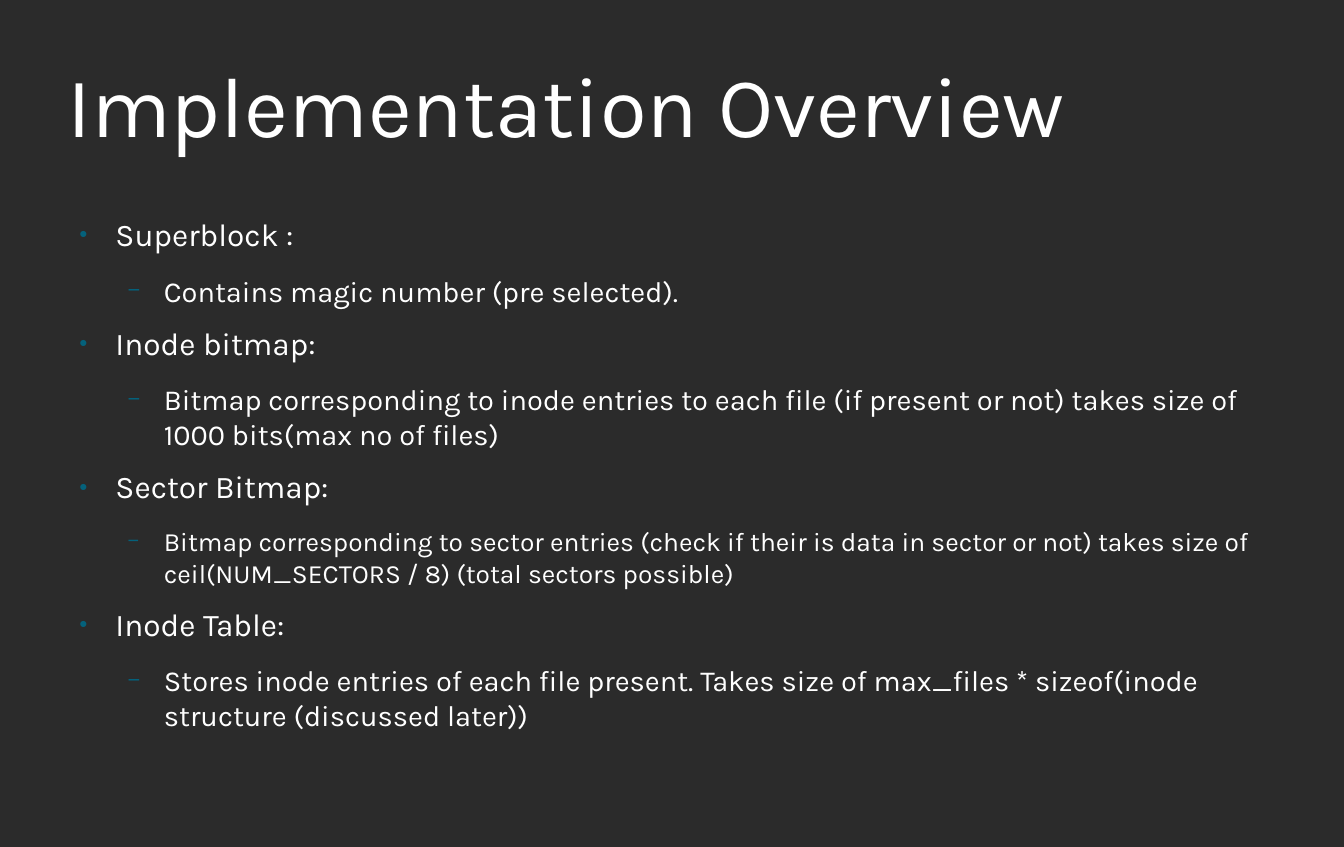
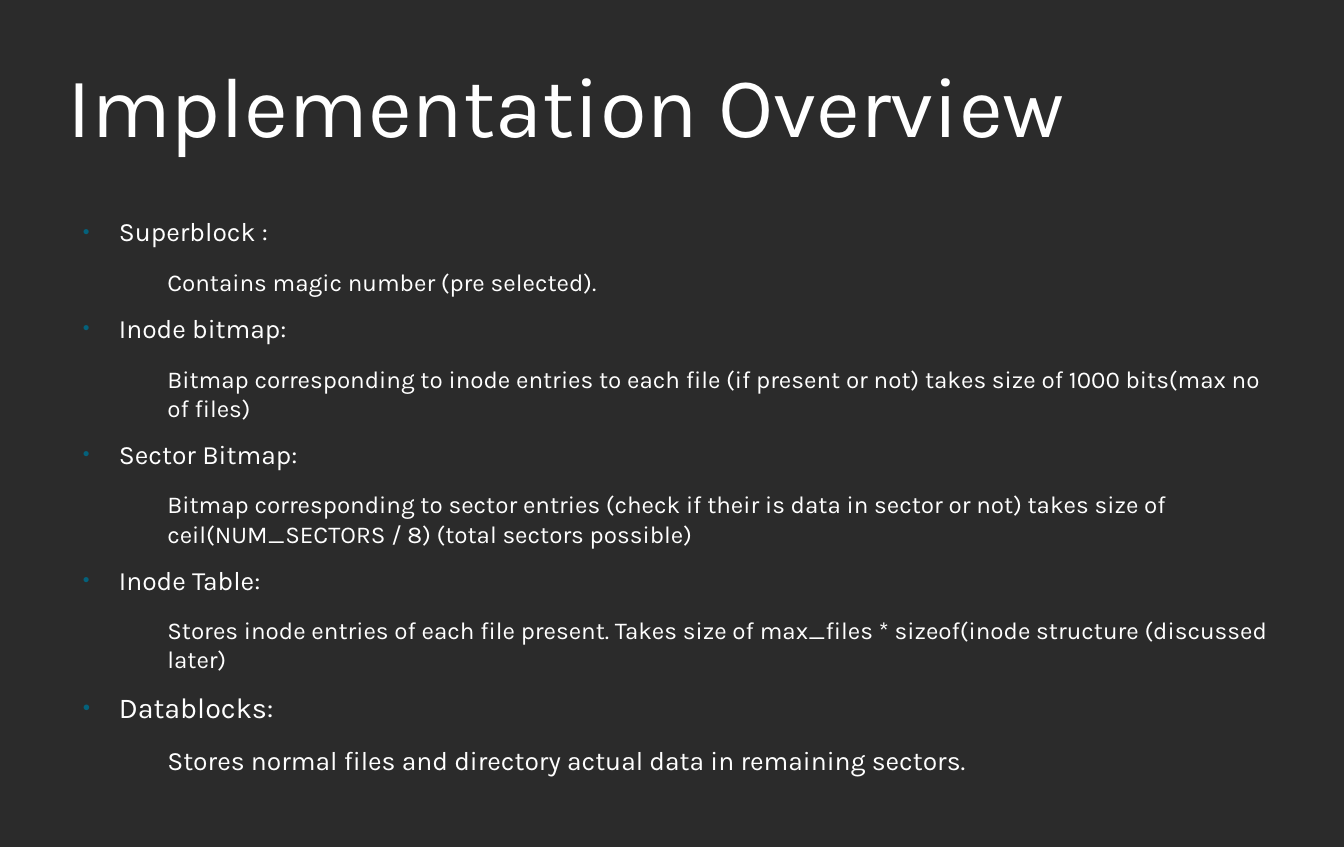
Before and after one commit to ankitmishra16/FIle-System, a slide deck: slide 6 of OS_Project_Report.odp. Drawn at 1344x847 pixels with LibreOffice and Linux fonts; fonts in the diff are those of the drawing; background and template pictures are left out; a plain dark background stands for a picture behind light text. Boxes give left, top, right and bottom in pixels: in the first picture for what was removed or moved away, otherwise in the second. Text is boxed around its words. In the diff, an @@ line names an element or a change of style, - is before the commit and + after.

```diff
--- a/OS_Project_Report.odp
+++ b/OS_Project_Report.odp
@@ text at (119, 223, 1260, 591): size 22.2 to 18.6 pt in "Superblock :", "Inode bitmap:", "Sector Bitmap:", "Inode Table:"; size 20.4 to 17.1 pt in "Contains magic number (pre selected).", "Bitmap corresponding to inode entries to each ..."; size 18.5 to 17.1 pt in "Bitmap corresponding to sector entries (check if ..."; bullet − to none @@
@@ text at (119, 621, 1267, 776): text changed; size 20.4 to 17.1 pt @@
-  − Stores inode entries of each file present. Takes size of max_files * sizeof(inode structure (discussed later))
+  Stores inode entries of each file present. Takes size of max_files * sizeof(inode structure (discussed later)
+● Datablocks:
+  Stores normal files and directory actual data in remaining sectors.
```
Also in this commit, not shown: 7 other slides changed, 5 slides added, 1 slide removed.
